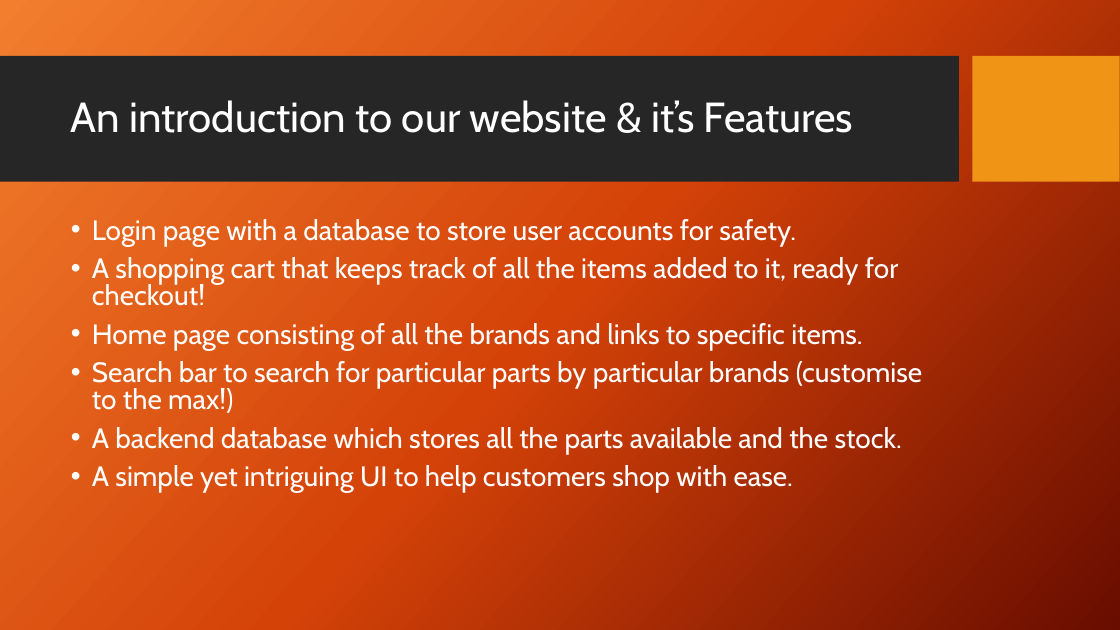
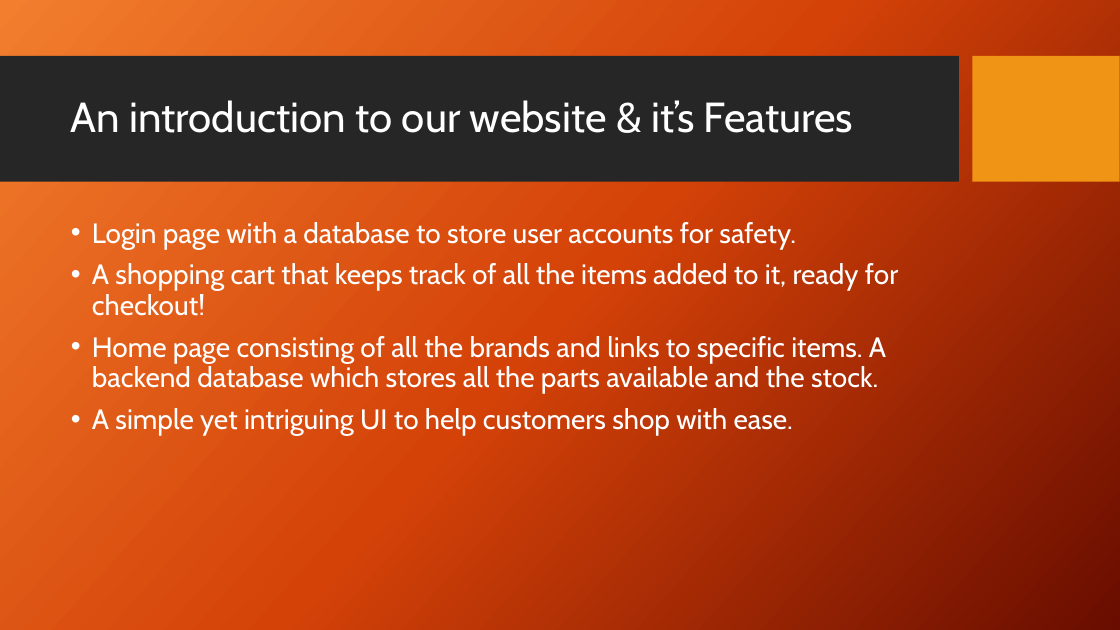
Before and after one commit to shishir-m/PCBUILDINGWEBSITE, a slide deck: slide 4 of PC BUILDING WEBSITE.pptx. Drawn at 1120x630 pixels with LibreOffice and Linux fonts; fonts in the diff are those of the drawing; background and template pictures are left out. Boxes give left, top, right and bottom in pixels: in the first picture for what was removed or moved away, otherwise in the second. Text is boxed around its words. In the diff, an @@ line names an element or a change of style, - is before the commit and + after.

```diff
--- a/PC BUILDING WEBSITE.pptx
+++ b/PC BUILDING WEBSITE.pptx
@@ text at (92,222,898,435): line spacing 0.8 to 0.9 @@
@@ text at (92,336,886,393): text changed @@
-• Home page consisting of all the brands and links to specific items.
-• Search bar to search for particular parts by particular brands (customise to the max!)
-• A backend database which stores all the parts available and the stock.
+• Home page consisting of all the brands and links to specific items. A backend database which stores all the parts available and the stock.
```
Also in this commit, not shown: 1 other slide changed.
